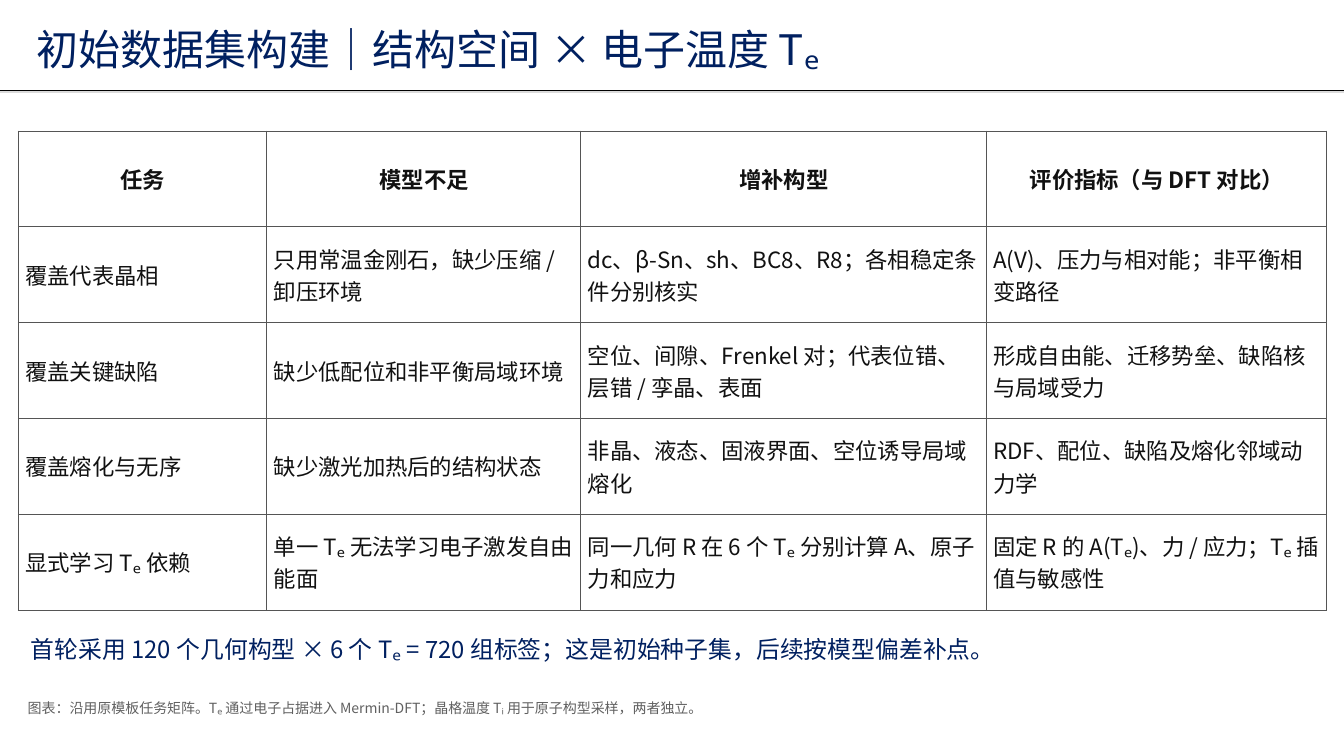
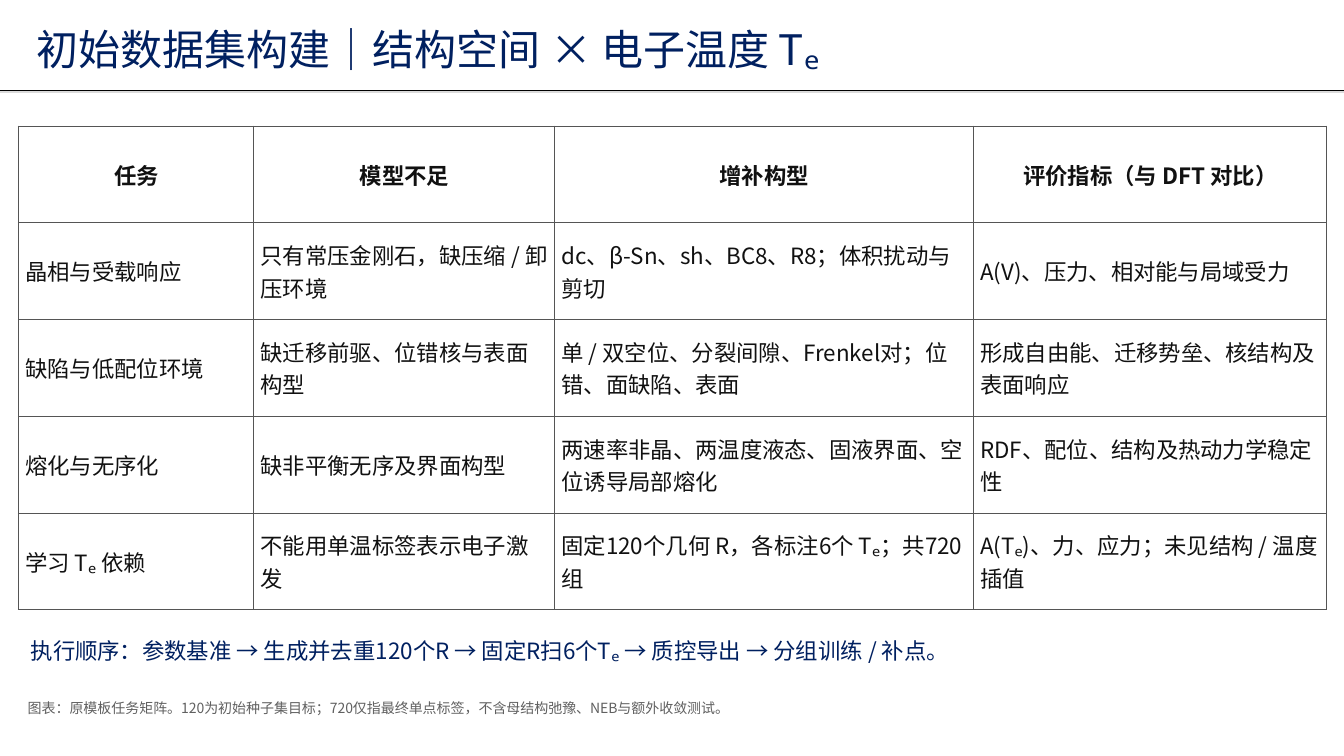
Before and after one commit to Sonnyn207/initial-dataset-configuration, a slide deck: slide 1 of deliverables/Si_Te_Initial_Dataset_5slides.pptx. Drawn at 1344x756 pixels with LibreOffice and Linux fonts; fonts in the diff are those of the drawing. Boxes give left, top, right and bottom in pixels: in the first picture for what was removed or moved away, otherwise in the second. Text is boxed around its words. In the diff, an @@ line names an element or a change of style, - is before the commit and + after.

```diff
--- a/deliverables/Si_Te_Initial_Dataset_5slides.pptx
+++ b/deliverables/Si_Te_Initial_Dataset_5slides.pptx
@@ table at <box>18,126,1327,610</box> @@
-row 2: 覆盖代表晶相 | 只用常温金刚石，缺少压缩 / 卸压环境 | dc、β-Sn、sh、BC8、R8；各相稳定条件分别核实 | A(V)、压力与相对能；非平衡相变路径
+row 2: 晶相与受载响应 | 只有常压金刚石，缺压缩 / 卸压环境 | dc、β-Sn、sh、BC8、R8；体积扰动与剪切 | A(V)、压力、相对能与局域受力
-row 3: 覆盖关键缺陷 | 缺少低配位和非平衡局域环境 | 空位、间隙、Frenkel 对；代表位错、层错 / 孪晶、表面 | 形成自由能、迁移势垒、缺陷核与局域受力
+row 3: 缺陷与低配位环境 | 缺迁移前驱、位错核与表面构型 | 单 / 双空位、分裂间隙、Frenkel对；位错、面缺陷、表面 | 形成自由能、迁移势垒、核结构及表面响应
-row 4: 覆盖熔化与无序 | 缺少激光加热后的结构状态 | 非晶、液态、固液界面、空位诱导局域熔化 | RDF、配位、缺陷及熔化邻域动力学
+row 4: 熔化与无序化 | 缺非平衡无序及界面构型 | 两速率非晶、两温度液态、固液界面、空位诱导局部熔化 | RDF、配位、结构及热动力学稳定性
-row 5: 显式学习 Tₑ 依赖 | 单一 Tₑ 无法学习电子激发自由能面 | 同一几何 R 在 6 个 Tₑ 分别计算 A、原子力和应力 | 固定 R 的 A(Tₑ)、力 / 应力；Tₑ 插值与敏感性
+row 5: 学习 Tₑ 依赖 | 不能用单温标签表示电子激发 | 固定120个几何 R，各标注6个 Tₑ；共720组 | A(Tₑ)、力、应力；未见结构 / 温度插值
@@ table: place and size @@
-table at <box>18,131,1327,610</box>
+table at <box>18,126,1327,610</box>
@@ text at <box>31,640,949,661</box>: text changed; size 17 to 16 pt @@
-首轮采用 120 个几何构型 × 6 个 Tₑ = 720 组标签；这是初始种子集，后续按模型偏差补点。
+执行顺序：参数基准 → 生成并去重120个R → 固定R扫6个Tₑ → 质控导出 → 分组训练 / 补点。
@@ text at <box>28,701,729,715</box>: text changed @@
-图表：沿用原模板任务矩阵。Tₑ 通过电子占据进入 Mermin-DFT；晶格温度 Tᵢ 用于原子构型采样，两者独立。
+图表：原模板任务矩阵。120为初始种子集目标；720仅指最终单点标签，不含母结构弛豫、NEB与额外收敛测试。
```
Also in this commit, not shown: 4 other slides changed, 2 other files.
